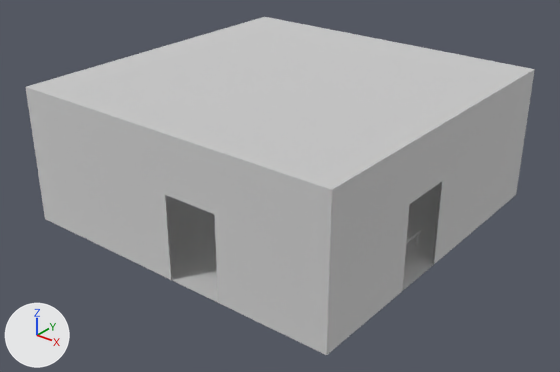
An edit to the glTF model assets-source/rooms/hall/staging/hall.glb, drawn before and after from the same camera.
Both versions are drawn from a 50 mm camera at (12.7, -16.25, 10.66) aimed at (0.14, -0.55, 0.93). The axes (+X, +Y, +Z) are drawn at lower left. The lights are the same throughout. The picture after the commit comes second.

Before the edit, the objects in view are built like this:
```python
me_hall = bpy.data.meshes.new('hall')
me_hall.from_pydata(...)  # 3121 vertices, 4213 faces; spans x -5.0..5.0, y -5.0..5.0, z 0.0..4.0
# faces by material slot: [2, 50, 522, 2460, 678, 21, 440, 40]
me_hall.materials.append(mat_hall_stone_floor)  # white #e7e7e7
me_hall.materials.append(mat_hall_wallpaper)  # white #e7e7e7
me_hall.materials.append(mat_hall_walnut)  # white #e7e7e7
me_hall.materials.append(mat_hall_brass_aged)  # white #e7e7e7
me_hall.materials.append(mat_hall_brass_polished)  # white #e7e7e7
me_hall.materials.append(mat_hall_stained_glass)  # white #e7e7e7
me_hall.materials.append(mat_hall_wax)  # beige #e7d7b8
me_hall.materials.append(mat_hall_flame)  # beige #ffce81, glowing beige #ffce81
ob_hall = bpy.data.objects.new('hall', me_hall)
ob_hall.location = (0.0, 0.0, 0.0)
```
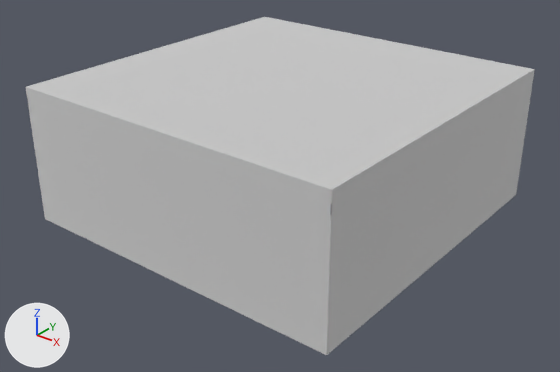
Changed parts and their boxes [x1, y1, x2, y2] in the pictures (560 x 372 px):
'door-plug-s', added: after [165, 195, 218, 302]
    faces in mat_hall_wallpaper (white #e7e7e7): [165, 195, 216, 260]
    faces in mat_hall_walnut (white #e7e7e7): [168, 239, 218, 302]
'door-plug-e', added: after [402, 182, 442, 291]
    faces in mat_hall_wallpaper (white #e7e7e7): [406, 182, 442, 248]
    faces in mat_hall_walnut (white #e7e7e7): [402, 224, 438, 291]

The change, as a list of edits to the scene's bpy script:
```text
Add me_door_plug_s:
    me_door_plug_s.from_pydata(...)  # 28 vertices, 20 faces; spans x 0.2..1.8, y -5.0..-4.96, z 0.0..2.4
    # faces by material slot: [2, 18]
    me_door_plug_s.materials.append(mat_hall_wallpaper)  # white #e7e7e7
    me_door_plug_s.materials.append(mat_hall_walnut)  # white #e7e7e7
Add me_door_plug_e:
    me_door_plug_e.from_pydata(...)  # 28 vertices, 20 faces; spans x 4.96..5.0, y -1.8..-0.2, z 0.0..2.4
    # faces by material slot: [2, 18]
    me_door_plug_e.materials.append(mat_hall_wallpaper)  # white #e7e7e7
    me_door_plug_e.materials.append(mat_hall_walnut)  # white #e7e7e7
Add ob_door_plug_s:
    ob_door_plug_s = bpy.data.objects.new('door-plug-s', me_door_plug_s)
    ob_door_plug_s.location = (0.0, 0.0, 0.0)
Add ob_door_plug_e:
    ob_door_plug_e = bpy.data.objects.new('door-plug-e', me_door_plug_e)
    ob_door_plug_e.location = (0.0, 0.0, 0.0)
```
